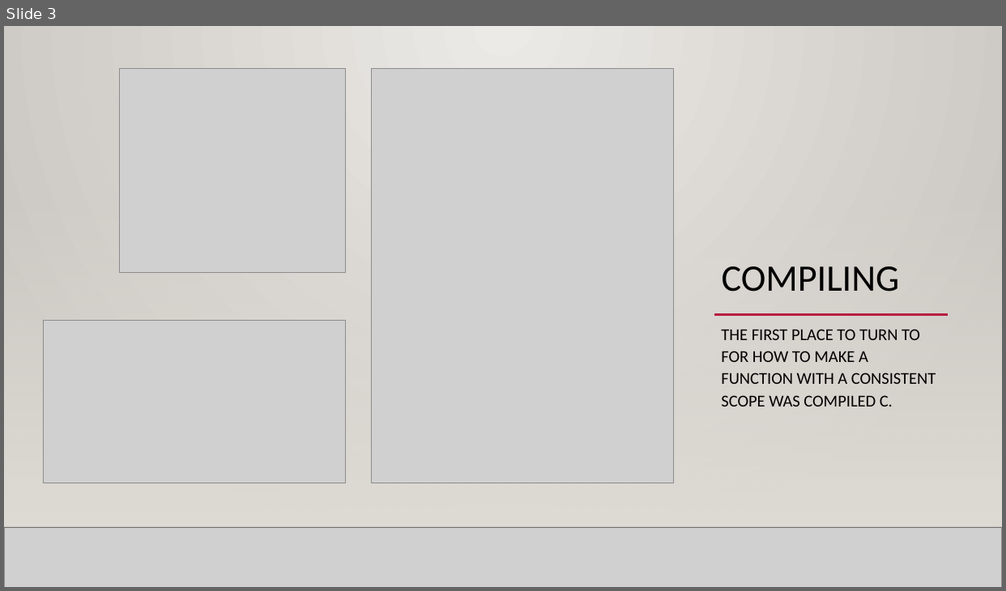
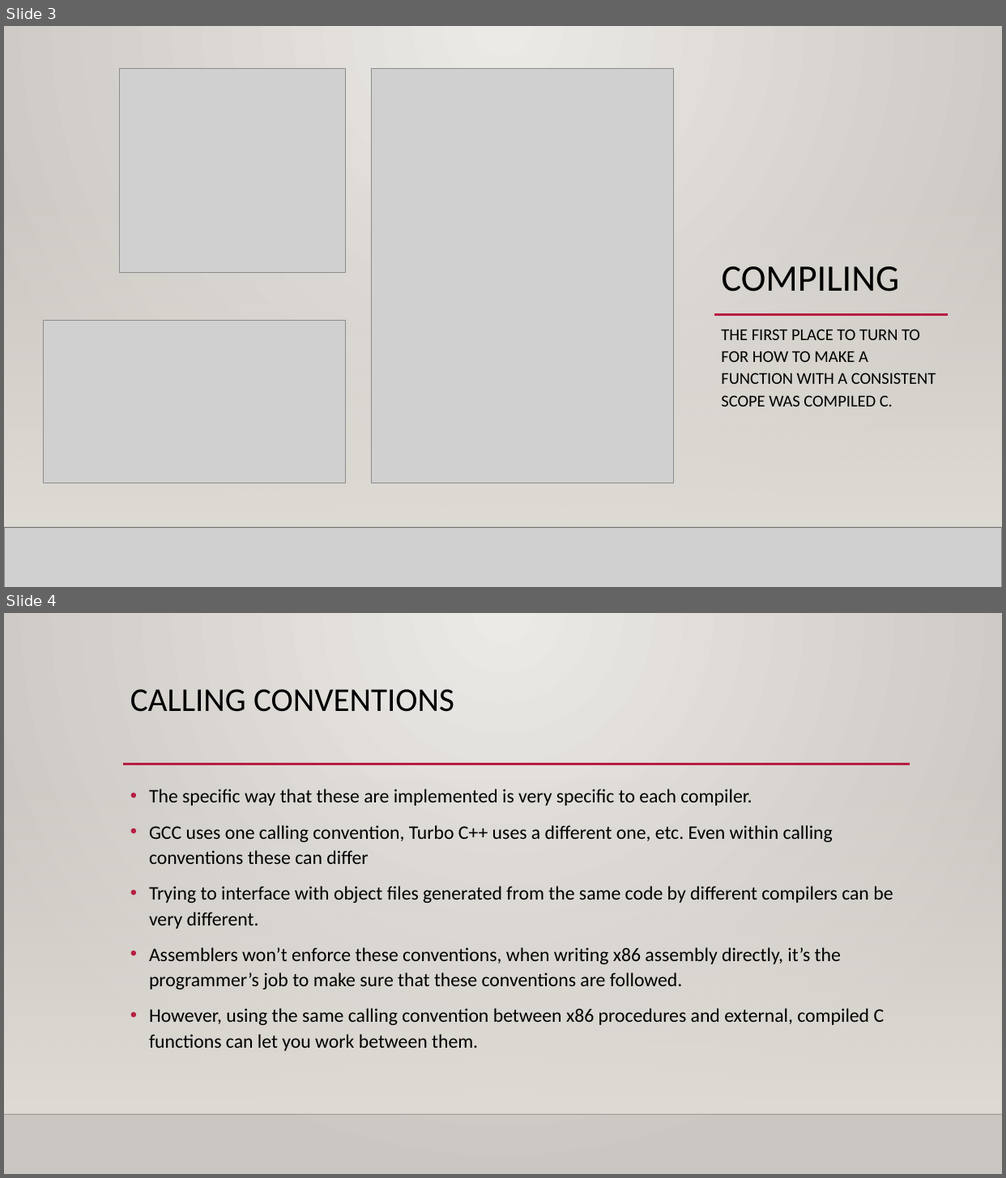
Before and after one commit to jarum3/Final, a slide deck: FinalPresentation.pptx. Shown one above the other, each under a label of ours: slide 3 before the commit, slides 3 and 4 after it. The pictures are 1006x591 and 1006x1178 pixels, drawn with LibreOffice and Linux fonts; fonts in the diff are those of the drawing; grey boxes stand for pictures; background and template pictures are left out. Boxes give left, top, right and bottom in pixels: in the first picture for what was removed or moved away, otherwise in the second. Text is boxed around its words. In the diff, an @@ line names an element or a change of style, - is before the commit and + after.

```diff
--- a/FinalPresentation.pptx
+++ b/FinalPresentation.pptx
@@ slide 4 added at (x1=4, y1=613, x2=1002, y2=1174), background gradient #ECEAE7 to #CAC7C1; not listed: 3 template elements that a slide beside it also shows @@
@@ title added at (x1=130, y1=689, x2=454, y2=712), 32 pt, text #000000 @@
+CALLING CONVENTIONS
@@ text added at (x1=149, y1=789, x2=893, y2=1051), 18.5 pt, text #000000 @@
+• The specific way that these are implemented is very specific to each compiler.
+• GCC uses one calling convention, Turbo C++ uses a different one, etc. Even within calling conventions these can differ
+• Trying to interface with object files generated from the same code by different compilers can be very different.
+• Assemblers won’t enforce these conventions, when writing x86 assembly directly, it’s the programmer’s job to make sure that these conventions are followed.
+• However, using the same calling convention between x86 procedures and external, compiled C functions can let you work between them.
```
Also in this commit, not shown: 4 slides changed, 2 other slides added.
